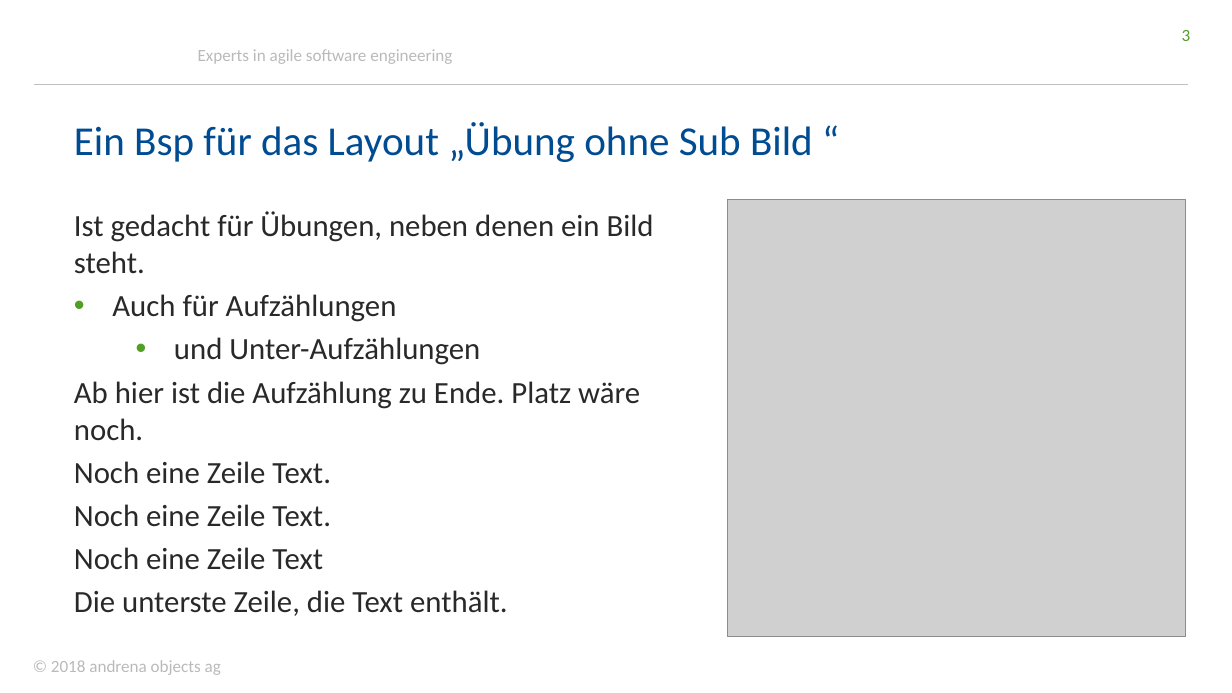
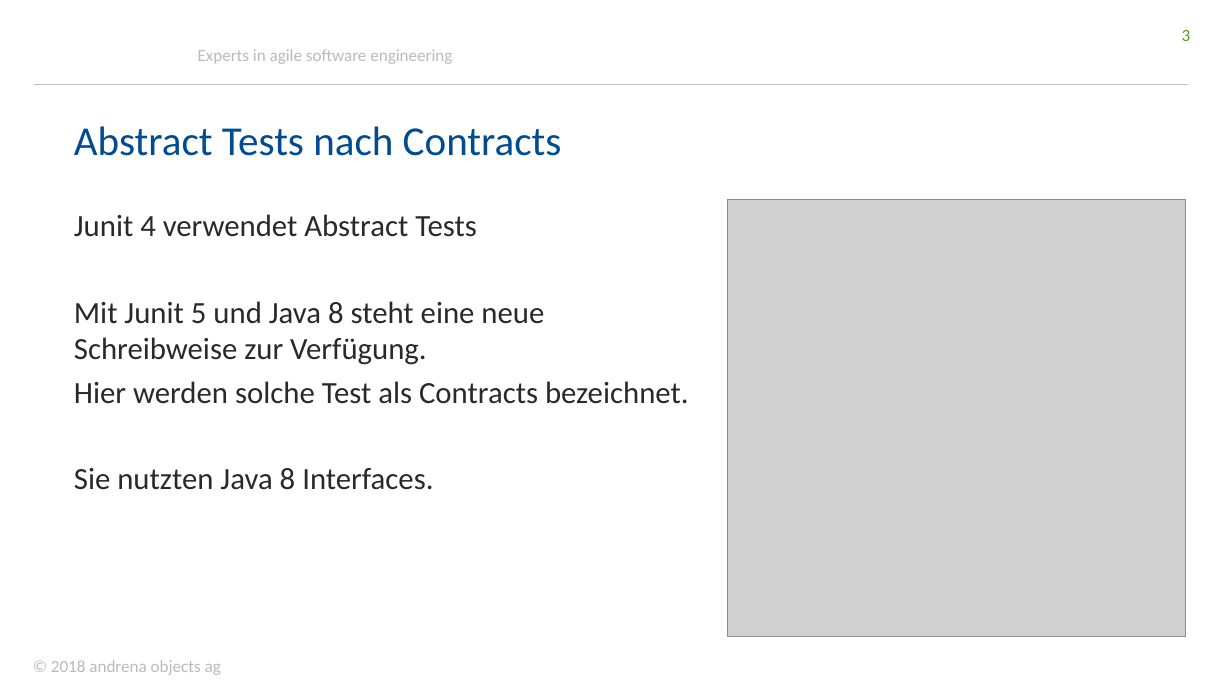
Before and after one commit to andrena/junit5-workshop-et-ka-2018, a slide deck: slide 3 of files/Folien.pptx. Drawn at 1232x693 pixels with LibreOffice and Linux fonts; fonts in the diff are those of the drawing; grey boxes stand for pictures; background and template pictures are left out. Boxes give left, top, right and bottom in pixels: in the first picture for what was removed or moved away, otherwise in the second. Text is boxed around its words. In the diff, an @@ line names an element or a change of style, - is before the commit and + after.

```diff
--- a/files/Folien.pptx
+++ b/files/Folien.pptx
@@ title at (74,126,562,156): text changed @@
-Ein Bsp für das Layout „Übung ohne Sub Bild “
+Abstract Tests nach Contracts
@@ text at (74,214,689,490): text changed @@
-Ist gedacht für Übungen, neben denen ein Bild steht.
-• Auch für Aufzählungen
-  • und Unter-Aufzählungen
-  Ab hier ist die Aufzählung zu Ende. Platz wäre noch.
-  Noch eine Zeile Text.
-  Noch eine Zeile Text.
-  Noch eine Zeile Text
-  Die unterste Zeile, die Text enthält.
+Junit 4 verwendet Abstract Tests
+Mit Junit 5 und Java 8 steht eine neue Schreibweise zur Verfügung.
+Hier werden solche Test als Contracts bezeichnet.
+Sie nutzten Java 8 Interfaces.
```
Also in this commit, not shown: 3 other slides changed.
